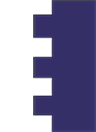
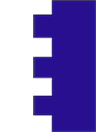
The second 96x132 image is a revision of the first. Changes to its layers:
painted on "Layer 2" over [33, 0, 96, 132]
